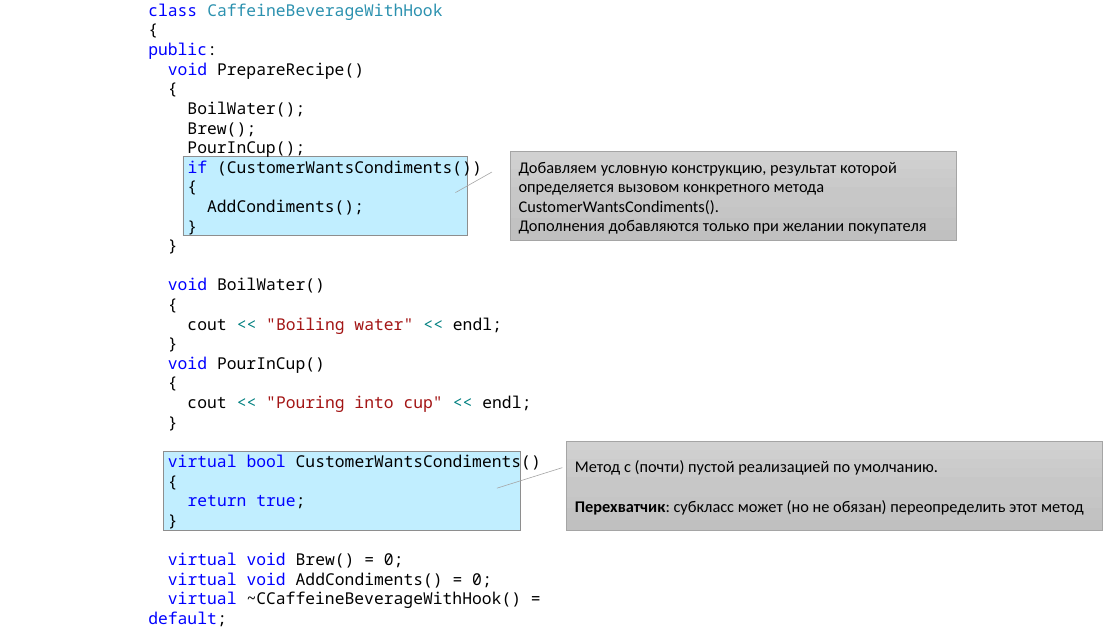
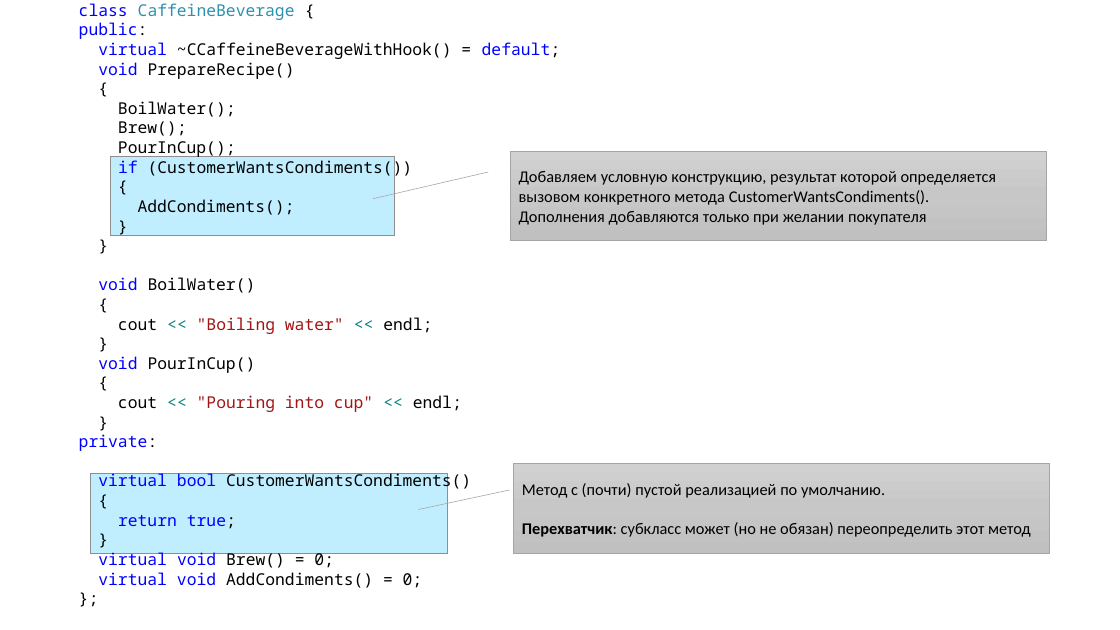
Before and after one commit to alexey-malov/ood, a slide deck: slide 22 of lectures/08.template-method/template-method.pptx (slide 24 before the commit). Drawn at 1120x630 pixels with LibreOffice and Linux fonts; fonts in the diff are those of the drawing. Boxes give left, top, right and bottom in pixels: in the first picture for what was removed or moved away, otherwise in the second. Text is boxed around its words. In the diff, an @@ line names an element or a change of style, - is before the commit and + after.

```diff
--- a/lectures/08.template-method/template-method.pptx
+++ b/lectures/08.template-method/template-method.pptx
@@ text "class CaffeineBeverage {": place and size @@
-text "class CaffeineBeverage {" at bbox=[148, 3, 541, 627]
+text "class CaffeineBeverage {" at bbox=[79, 3, 561, 588]
@@ text at bbox=[79, 3, 295, 20]: text changed @@
-class CaffeineBeverageWithHook
-{
+class CaffeineBeverage {
@@ text at bbox=[98, 42, 561, 59]: paragraph added @@
+virtual ~CCaffeineBeverageWithHook() = default;
@@ rectangle: place and size @@
-rectangle at bbox=[183, 156, 468, 235]
+rectangle at bbox=[110, 156, 395, 235]
@@ border callout "Добавляем условную конструкцию, результат которой ...": place and size @@
-border callout "Добавляем условную конструкцию, результат которой ..." at bbox=[511, 151, 957, 241]
+border callout "Добавляем условную конструкцию, результат которой ..." at bbox=[511, 151, 1047, 241]
@@ border callout "Добавляем условную конструкцию, результат которой ..." at bbox=[511, 151, 1047, 241]: proportions changed @@
@@ text at bbox=[79, 434, 158, 451]: paragraph added @@
+private:
@@ rectangle: place and size @@
-rectangle at bbox=[163, 451, 520, 530]
+rectangle at bbox=[91, 474, 448, 553]
@@ border callout "Метод с (почти) пустой реализацией ..." at bbox=[514, 464, 1050, 554]: proportions changed @@
@@ border callout "Метод с (почти) пустой реализацией ...": place and size @@
-border callout "Метод с (почти) пустой реализацией ..." at bbox=[567, 441, 1103, 531]
+border callout "Метод с (почти) пустой реализацией ..." at bbox=[514, 464, 1050, 554]
@@ text at bbox=[148, 591, 522, 627]: paragraph removed @@
-virtual ~CCaffeineBeverageWithHook() = default;
```
Also in this commit, not shown: 8 other slides changed, 8 slides added, 2 slides removed, 5 other files.
